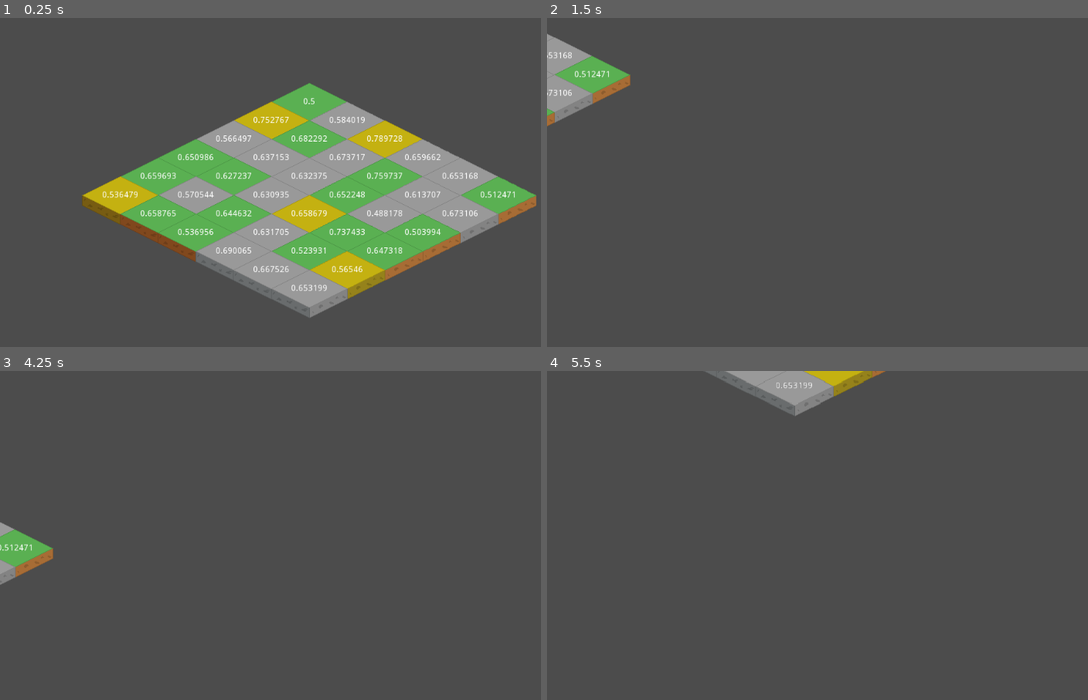
Above: before the commit, frames 1-4 (two rows, left to right).
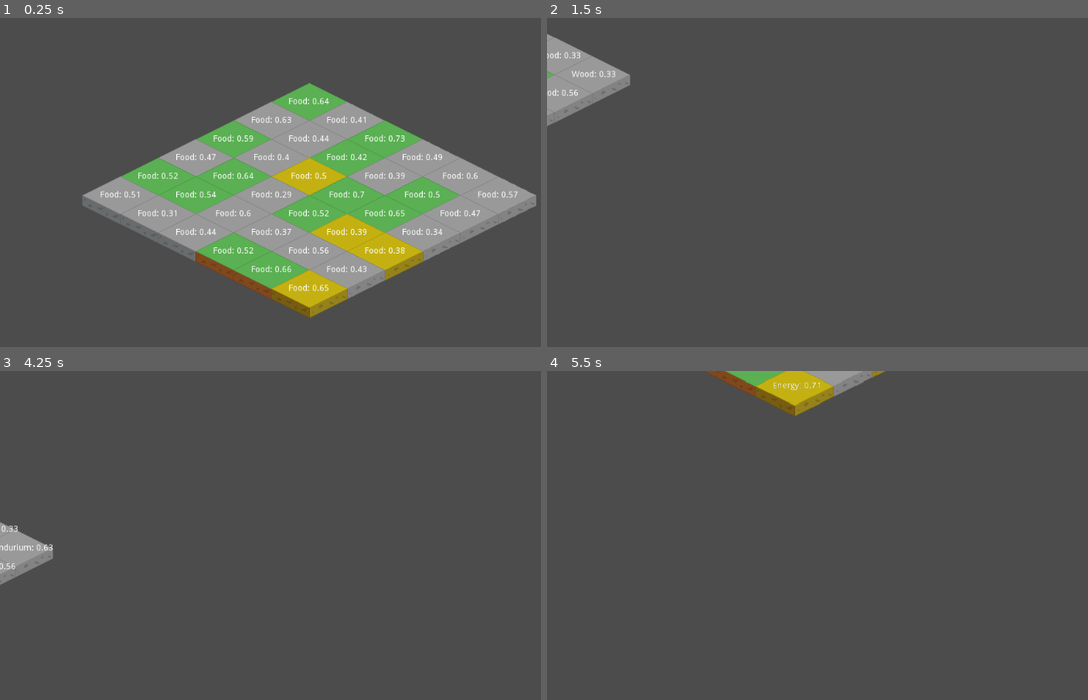
Above: after the commit, the same moments.

Repository: kputnins/odl_old
Game: Godot game, scene res://scenes/Game.tscn
Two runs of this game, one before a commit and one after it. Both use one fixed random seed, a clock stepped at 60 frames per second and the inputs below.
Inputs (mouse positions are in pixels of both pictures, inside the frame that each line leads up to):
- Up to frame 1 (0.25 s): no input
- Up to frame 2 (1.5 s): tap Enter at 0.5 s; move the mouse to (990, 179) at 0.52 s; hold Right (ui_right) 0.53-1.28 s; hold 1 0.53-1.28 s; click (990, 179) at 0.67 s; tap 2 at 0.8, 1.35 s; move the mouse to (730, 215) at 1.27 s; hold Down (ui_down) from 1.28 s (still down)
- Up to frame 3 (4.25 s): tap 3 at 1.55 s; tap Space at 2, 3.5 s; move the mouse to (373, 472) at 2.02 s; release Down (ui_down) at 2.03 s; hold Right (ui_right) 2.03-2.78 s; hold 3 2.03-2.78 s; tap 4 at 2.3, 2.85 s; tap Enter at 2.75 s; move the mouse to (275, 624) at 2.77 s; hold Up (ui_up) 2.78-3.53 s; click (275, 624) at 2.92 s; tap 5 at 3.05 s; move the mouse to (492, 604) at 3.52 s; hold Left (ui_left) from 3.53 s (still down); hold 5 from 3.53 s (still down); tap 1 at 3.8 s
- Up to frame 4 (5.5 s): move the mouse to (671, 496) at 4.27 s; release 5 at 4.28 s; tap Mouse wheel up (zoom_in) at 4.35 s; tap 2 at 4.55 s; move the mouse to (887, 551) at 5.02 s; release Left (ui_left) at 5.03 s; hold Down (ui_down) from 5.03 s (still down); hold 3 from 5.03 s (still down); tap Mouse wheel down (zoom_out) at 5.1 s; click (887, 551) at 5.17 s

The runs differ from the first frame. In frame 1, 23% of the frame differs, in the area x 15-100%, y 24-92%; in frame 2, 1.2%; in frame 3, 0.9%; in frame 4, 2.3%.

Commit message:
feat: added tile value switching

Diff:
--- a/project.godot
+++ b/project.godot
@@ -13,11 +13,6 @@
 "class": "Resources",
 "language": "GDScript",
 "path": "res://scripts/Resources.gd"
-}, {
-"base": "Reference",
-"class": "State",
-"language": "GDScript",
-"path": "res://scripts/State.gd"
 }, {
 "base": "Node2D",
 "class": "Teritory",
@@ -36,7 +31,6 @@
 } ]
 _global_script_class_icons={
 "Resources": "",
-"State": "",
 "Teritory": "",
 "Terrain": "",
 "Tile": ""
--- a/scripts/State.gd
+++ /dev/null
@@ -1,3 +0,0 @@
-class_name State
-
-export var resource_overlay := -1
--- a/scripts/Teritory.gd
+++ b/scripts/Teritory.gd
@@ -30,6 +30,37 @@
 # Called every frame. 'delta' is the elapsed time since the previous frame.
 #func _process(delta):
 #	pass
+
+
+func _input(_input_event):
+	if Input.is_key_pressed(KEY_QUOTELEFT):
+		for label in _tile_map.get_children():
+			label.hide()
+
+	elif Input.is_key_pressed(KEY_1):
+		for i in _tiles.size():
+			_tile_map.get_children()[i].show()
+			_tile_map.get_children()[i].text = "Food: " + str(stepify(_tiles[i].food, 0.01))
+
+	elif Input.is_key_pressed(KEY_2):
+		for i in _tiles.size():
+			_tile_map.get_children()[i].show()
+			_tile_map.get_children()[i].text = "Wood: " + str(stepify(_tiles[i].wood, 0.01))
+
+	elif Input.is_key_pressed(KEY_3):
+		for i in _tiles.size():
+			_tile_map.get_children()[i].show()
+			_tile_map.get_children()[i].text = "Energy: " + str(stepify(_tiles[i].energy, 0.01))
+
+	elif Input.is_key_pressed(KEY_4):
+		for i in _tiles.size():
+			_tile_map.get_children()[i].show()
+			_tile_map.get_children()[i].text = "Iron: " + str(stepify(_tiles[i].iron, 0.01))
+
+	elif Input.is_key_pressed(KEY_5):
+		for i in _tiles.size():
+			_tile_map.get_children()[i].show()
+			_tile_map.get_children()[i].text = "Endurium: " + str(stepify(_tiles[i].endurium, 0.01))
 
 
 func init_noise() -> void:
@@ -76,17 +107,18 @@
 	emit_signal("started")
 	_generate_landscape()
 	_set_landscape()
+	_set_labels()
 	emit_signal("finished")
 
 
 func _generate_landscape() -> void:
 	for x in range(0, size.x):
 		for y in range(0, size.y):
-			var food := (_food_distribution.get_noise_2d(x, y) + 1) / 2
-			var wood := (_wood_distribution.get_noise_2d(x, y) + 1) / 2
-			var energy := (_energy_distribution.get_noise_2d(x, y) + 1) / 2
-			var iron := (_iron_distribution.get_noise_2d(x, y) + 1) / 2
-			var endurium := (_endurium_distribution.get_noise_2d(x, y) + 1) / 2
+			var food := (_food_distribution.get_noise_2d(x + 1, y + 1) + 1) / 2
+			var wood := (_wood_distribution.get_noise_2d(x + 1, y + 1) + 1) / 2
+			var energy := (_energy_distribution.get_noise_2d(x + 1, y + 1) + 1) / 2
+			var iron := (_iron_distribution.get_noise_2d(x + 1, y + 1) + 1) / 2
+			var endurium := (_endurium_distribution.get_noise_2d(x + 1, y + 1) + 1) / 2
 
 			var type: int
 			var tile_params := [food, wood, energy, iron, endurium]
@@ -102,19 +134,20 @@
 
 func _set_landscape() -> void:
 	for tile in _tiles:
-		var tile_params := [tile.food, tile.wood, tile.energy, tile.iron, tile.endurium]
+		_tile_map.set_cell(tile.x, tile.y, tile.type)
 
-		var tile_label = Label.new()
-		_tile_map.add_child(tile_label)
-		tile_label.text = str(tile_params.max())
 
-		var tile_label_width = tile_label.get_minimum_size().x
-		var tile_label_height = tile_label.get_minimum_size().y
-		tile_label.set_position(
+func _set_labels() -> void:
+	for tile in _tiles:
+		var label = Label.new()
+		_tile_map.add_child(label)
+		label.text = "Food: " + str(stepify(tile.food, 0.01))
+
+		var label_width = label.get_minimum_size().x
+		var label_height = label.get_minimum_size().y
+		label.set_position(
 			(
 				_tile_map.map_to_world(Vector2(tile.x, tile.y))
-				+ Vector2(-tile_label_width / 2, _tile_map.cell_size.y / 2 - tile_label_height / 2)
+				+ Vector2(-label_width / 2, _tile_map.cell_size.y / 2 - label_height / 2)
 			)
 		)
-
-		_tile_map.set_cell(tile.x, tile.y, tile.type)
